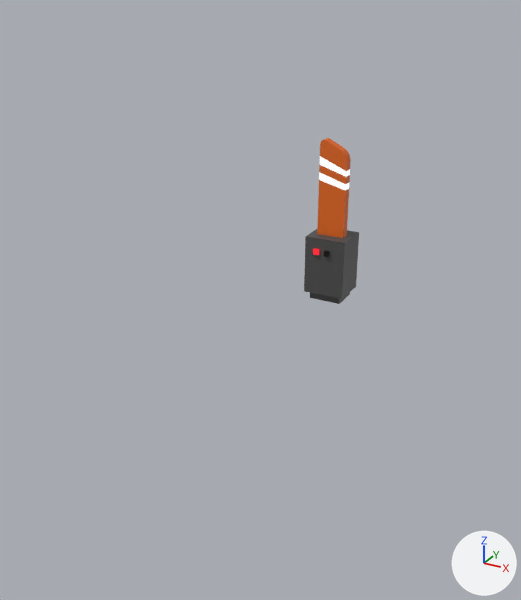
An edit to the Blender file Blender/Fahrbahnbegrenzung.blend, drawn before and after from the same camera.
Both versions are drawn from a 50 mm camera at (9.8, -22.8, 8.9) aimed at (-1.9, -1.5, -1.8). Arrows for +X, +Y and +Z are at lower right; the lights stay in place.
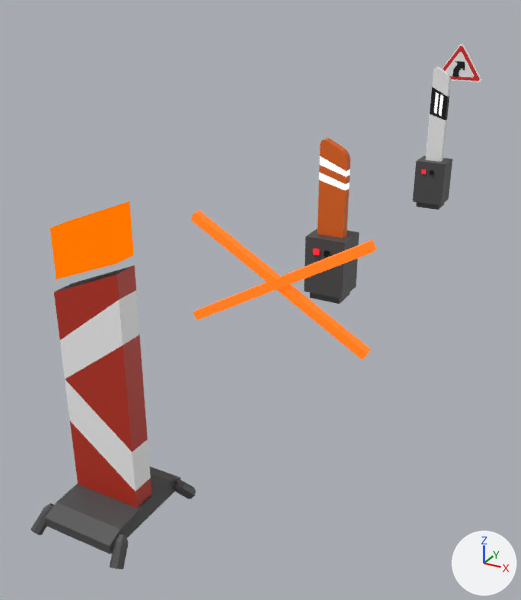
Edits to the bpy script that builds the scene:
```text
Change me_cube_001:
    remove me_cube_001.from_pydata(...)  # 40 vertices, 30 faces; spans x -0.51..0.51, y 0.16..0.51, z 0.47..3.92
    add me_cube_001.from_pydata(...)  # 84 vertices, 68 faces; spans x -0.76..0.77, y -0.42..1.05, z -1.95..3.92
    me_cube_001 part 1: a new loose piece of 28 vertices spanning x -0.76..0.77, y -0.31..1.05, z -1.95..0.5, in mat_material_003 (dark grey #4e4e4e)
    add me_cube_001.materials.append(mat_material_003)  # dark grey #4e4e4e
    add me_cube_001.materials.append(mat_material_004)  # red #ff2f3c
    add me_cube_001.materials.append(mat_material_005)  # black #000000
Change ob_cube_001:
    ob_cube_001.location: (0.0, 0.26, 0.0) -> (-0.24, 13.89, 0.0)
Add ob_cube_008:
    ob_cube_008 = bpy.data.objects.new('Cube.008', me_cube_008)  # 254 vertices, 205 faces; spans x -1.2..1.1, y -1.2..1.2, z -31.4..2.4; in mat_material_021 (dark grey #4c4c4c), mat_material_018 (white #fdfdfd), mat_material_019 (red #be311d), mat_material_020 (orange #ff7600), mat_material_022 (black #000000)
    ob_cube_008.location = (0.26, -12.48, -2.18)
    ob_cube_008.scale = (1.16, 1.34, -0.229)
Add ob_cube_005:
    ob_cube_005 = bpy.data.objects.new('Cube.005', me_cube_005)  # 16 vertices, 12 faces; spans x -20.5..20.6, y -1.0..1.5, z -1.0..1.0; in mat_material_017 (orange #e7640c)
    ob_cube_005.location = (0.76, -5.43, 0.8)
    ob_cube_005.rotation_euler = (0.0, 1.047, 0.0)  # degrees (0, 60, 0)
    ob_cube_005.scale = (0.142, 0.142, 3.3)
Add ob_cube_004:
    ob_cube_004 = bpy.data.objects.new('Cube.004', me_cube)  # 92 vertices, 41 faces; spans x 0.02..0.09, y -0.94..0.94, z -1.0..0.41; in mat_material_014 (white #fdfdfd), mat_material_015 (red #e71f22), mat_material_016 (black #000000)
    ob_cube_004.location = (-0.27, 17.17, 5.42)
    ob_cube_004.rotation_euler = (0.0, 0.0, 1.571)  # degrees (0, 0, 90)
    ob_cube_004.scale = (1.33, 1.33, 1.33)
Add ob_cube_003:
    ob_cube_003 = bpy.data.objects.new('Cube.003', me_cube_004)  # 56 vertices, 34 faces; spans x -0.41..0.41, y 0.15..0.53, z 0.47..5.08; in mat_material_011 (black #000000), mat_material_012 (white #f8f8f8), mat_material_013 (white #e7e7e7)
    ob_cube_003.location = (-0.24, 13.63, 0.0)
```

Location of each change, (x1, y1, x2, y2) in pixels of the pictures (521 x 600 px):
'Cube.008', added
    after: (31, 201, 196, 569)
    faces in mat_material_019 (red #be311d): (54, 265, 152, 508)
    faces in mat_material_018 (white #fdfdfd): (60, 291, 150, 491)
    faces in mat_material_021 (dark grey #4c4c4c): (31, 467, 196, 569)
    faces in mat_material_020 (orange #ff7600): (50, 201, 134, 279)
    faces in mat_material_022 (black #000000): (55, 266, 132, 292)
'Cube.001', moved
    before: (304, 229, 359, 304)
    after: (413, 156, 453, 210)
'Cube.005', added (orange)
    after: (190, 210, 377, 360)
'Cube.003', added
    after: (425, 67, 451, 162)
    faces in mat_material_012 (white #f8f8f8): (425, 67, 451, 162)
    faces in mat_material_011 (black #000000): (430, 87, 450, 120)
'Cube.004', added
    after: (442, 44, 482, 82)
    faces in mat_material_014 (white #fdfdfd): (442, 44, 482, 82)
    faces in mat_material_015 (red #e71f22): (443, 46, 480, 81)
    faces in mat_material_016 (black #000000): (453, 61, 465, 77)
part 1 of me_cube_001, added
    after: (304, 229, 359, 304)
